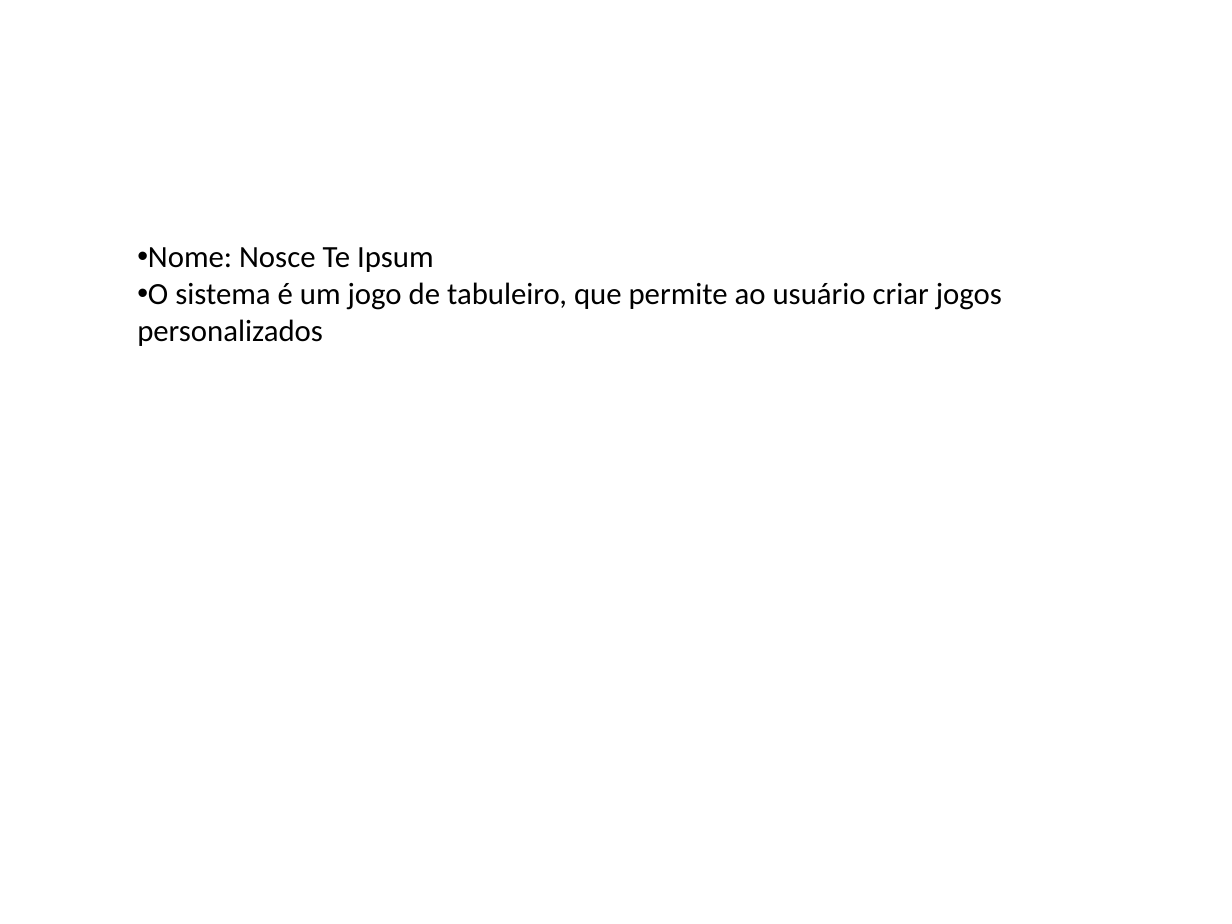
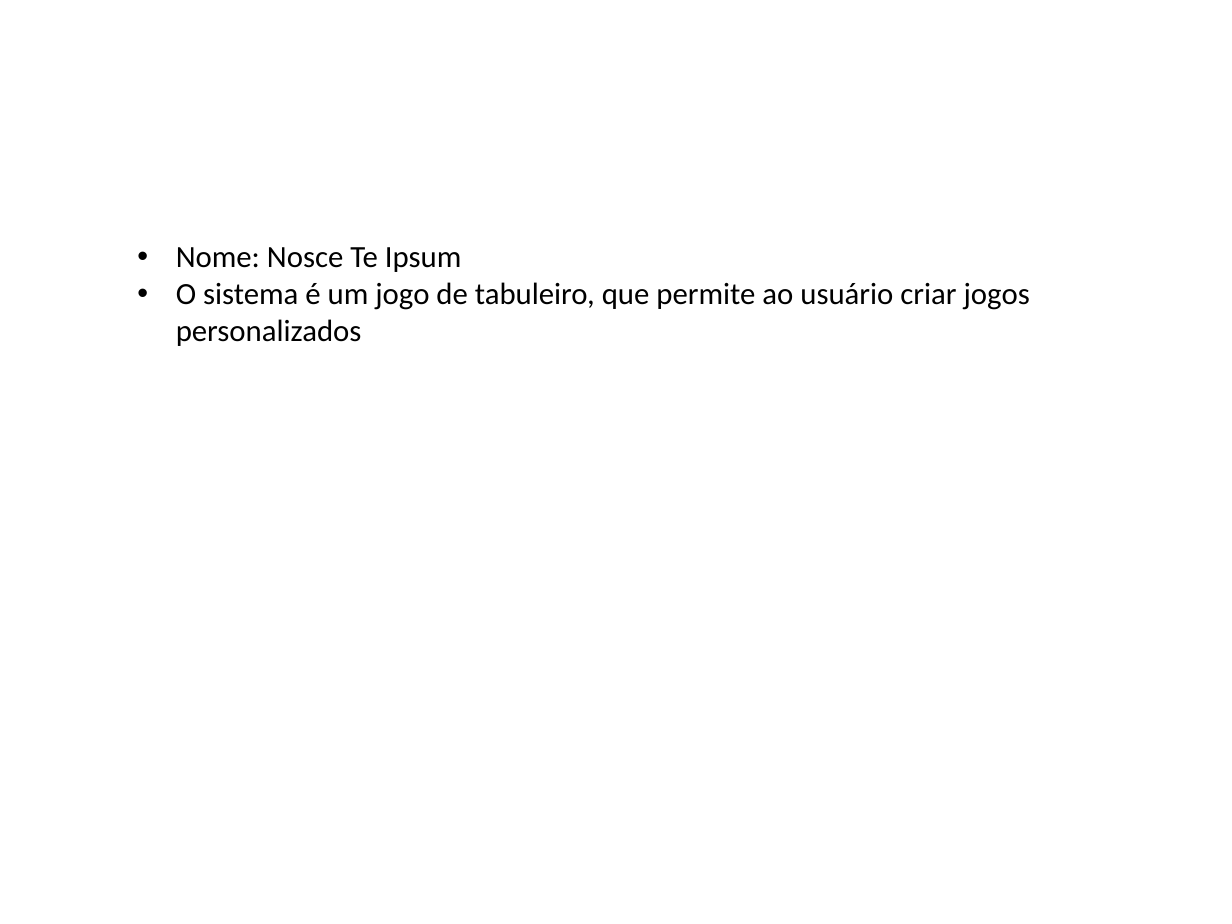
Before and after one commit to washingtonferreira/finderrors, a slide deck: slide 2 of FINDERRORS_-_Avaliação_dos_Testes.pptx. Drawn at 1232x924 pixels with LibreOffice and Linux fonts; fonts in the diff are those of the drawing; background and template pictures are left out. Boxes give left, top, right and bottom in pixels: in the first picture for what was removed or moved away, otherwise in the second. Text is boxed around its words. In the diff, an @@ line names an element or a change of style, - is before the commit and + after.

```diff
--- a/FINDERRORS_-_Avaliação_dos_Testes.pptx
+++ b/FINDERRORS_-_Avaliação_dos_Testes.pptx
@@ text "Nome: Nosce Te Ipsum" at (176, 247, 1030, 346): indent changed @@
```
Also in this commit, not shown: 1 other slide changed, 3 slides added.
